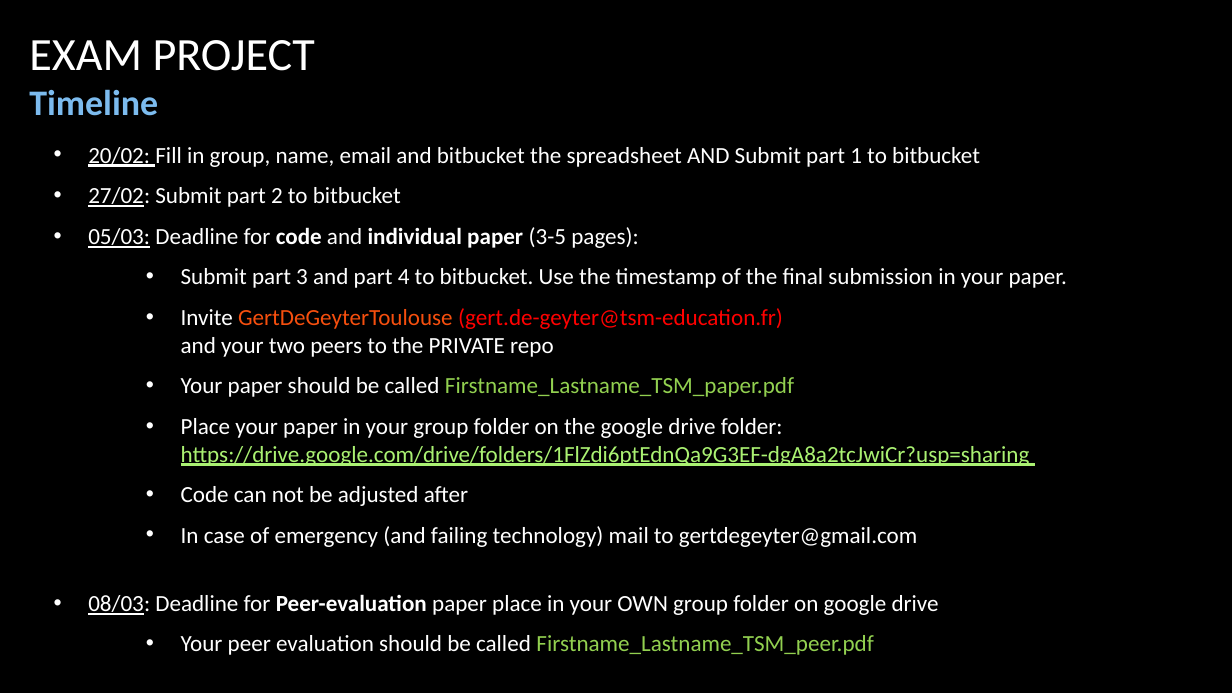
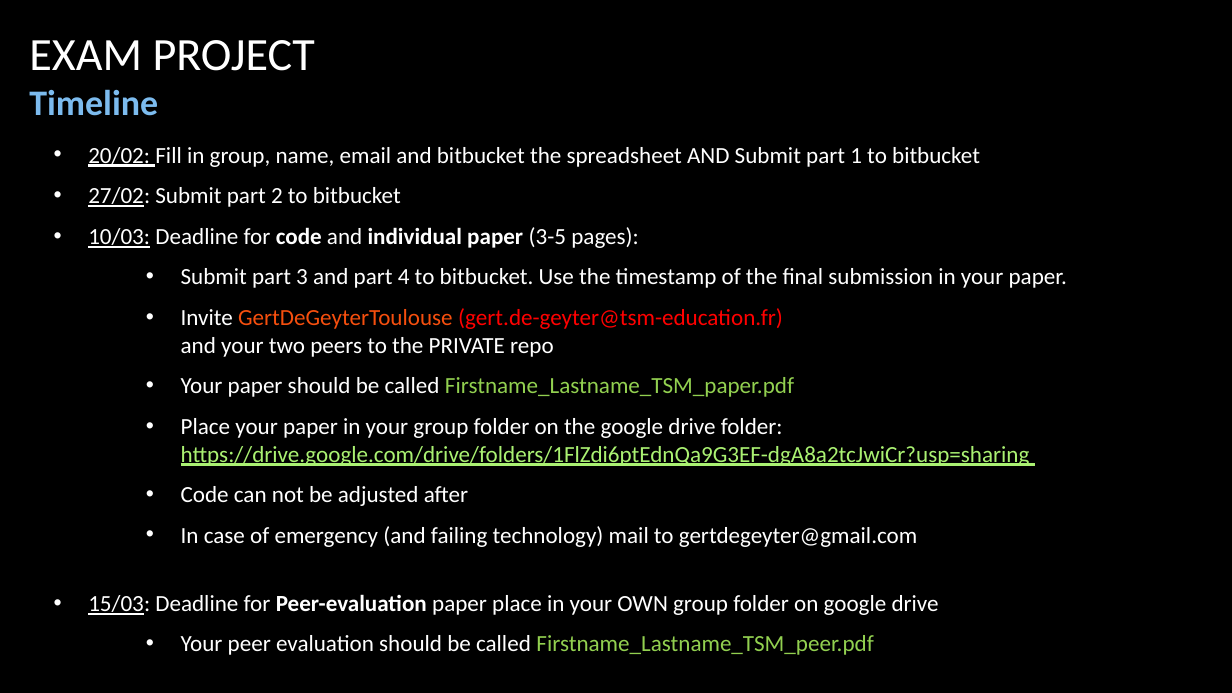
Before and after one commit to caiomts/financial-programming, a slide deck: slide 6 of Documentation/ExamProjectTSM2020-2021.pptx. Drawn at 1232x693 pixels with LibreOffice and Linux fonts; fonts in the diff are those of the drawing. Boxes give left, top, right and bottom in pixels: in the first picture for what was removed or moved away, otherwise in the second. Text is boxed around its words. In the diff, an @@ line names an element or a change of style, - is before the commit and + after.

Commit message:
Updated pptx

```diff
--- a/Documentation/ExamProjectTSM2020-2021.pptx
+++ b/Documentation/ExamProjectTSM2020-2021.pptx
@@ text at <box>88,227,639,248</box>: text changed @@
-• 05/03: Deadline for code and individual paper (3-5 pages):
+• 10/03: Deadline for code and individual paper (3-5 pages):
@@ text at <box>88,594,939,615</box>: text changed @@
-• 08/03: Deadline for Peer-evaluation paper place in your OWN group folder on google drive
+• 15/03: Deadline for Peer-evaluation paper place in your OWN group folder on google drive
```
Also in this commit, not shown: 2 other slides changed.
